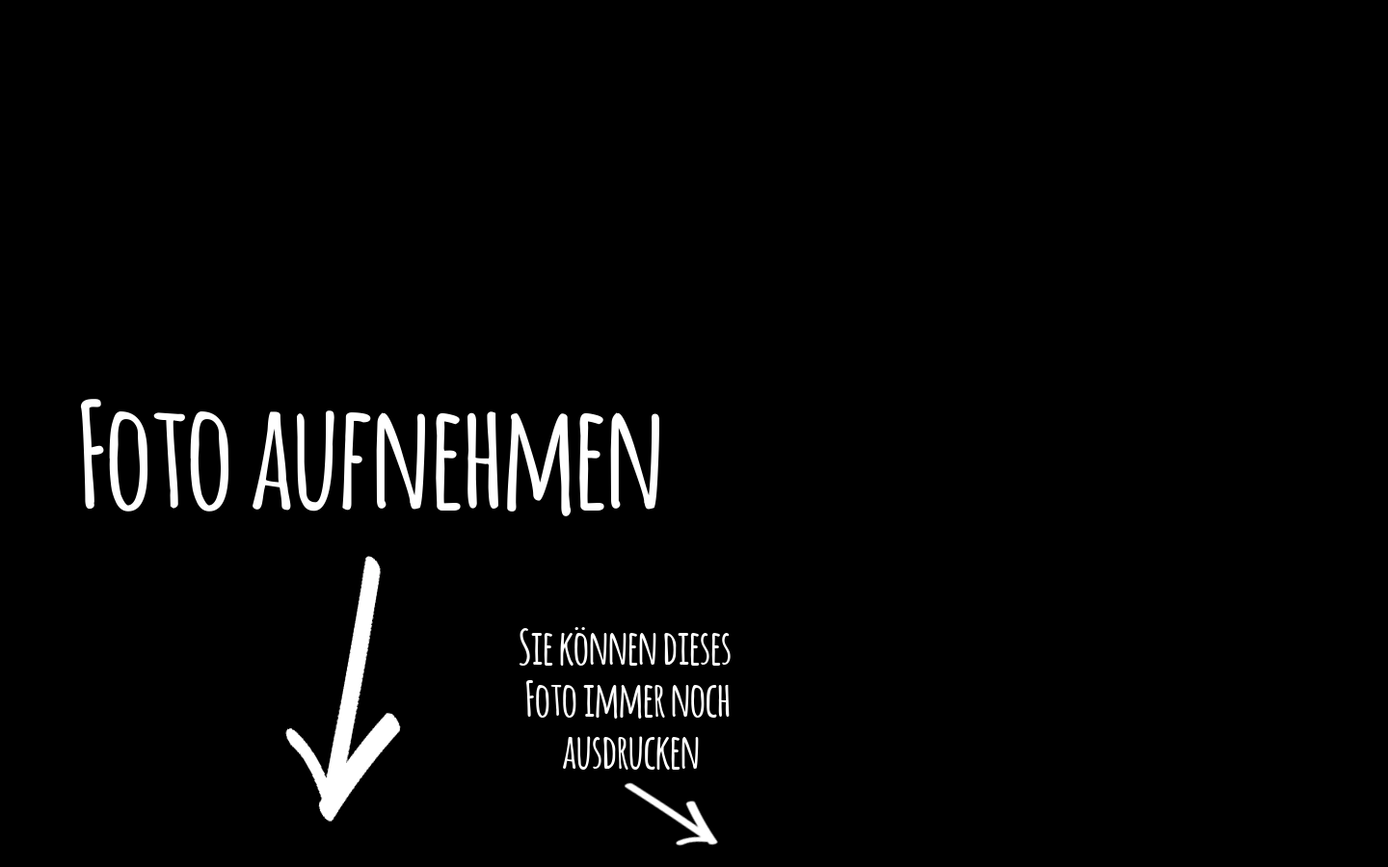
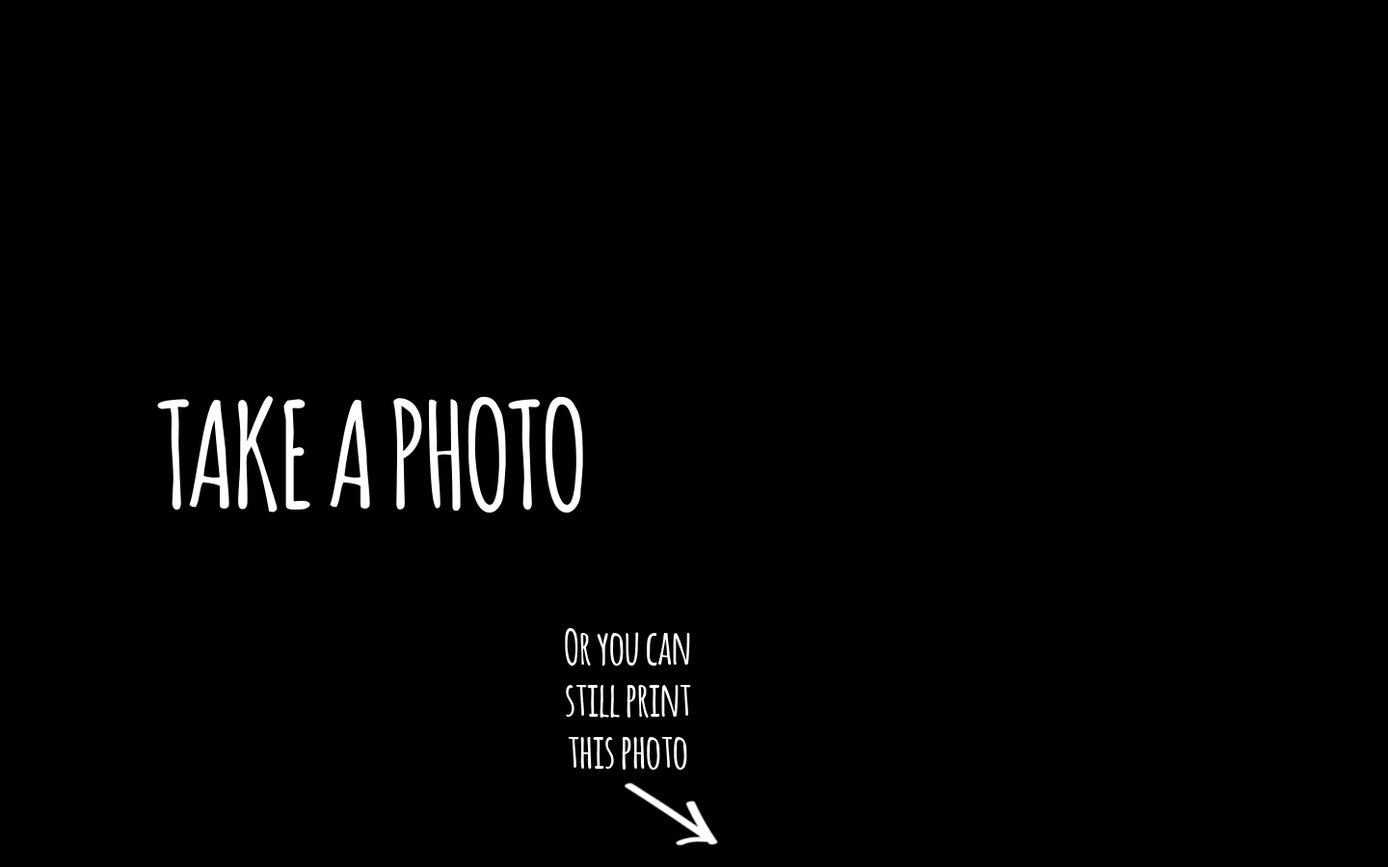
Layers edited between the first and the second 1388px x 867px image:
removed layer "fleche gauche" over left=285, top=555, right=401, bottom=822
hid group "DE" (2 layers) over left=79, top=398, right=731, bottom=770
showed group "EN" (2 layers) over left=157, top=396, right=691, bottom=770
